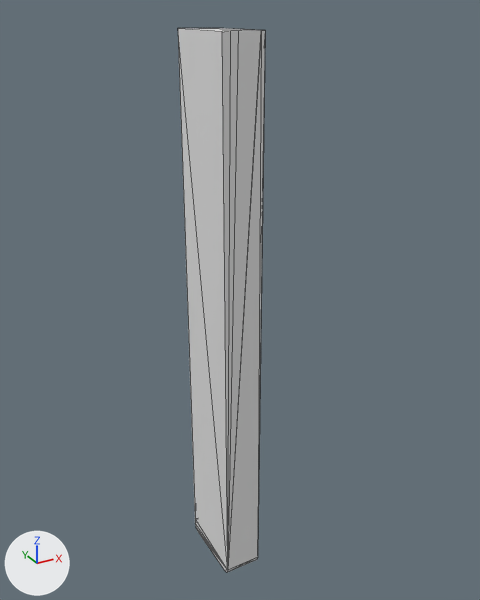
An edit to the OBJ model urdf/meshes/arch_peg/arch_peg_convex_coll_002.obj, drawn before and after from the same camera.
The view is the same before and after, from a camera (50 mm lens) standing at (-0.0784, -0.1505, 0.0027) and looking at (0.0013, -0.0055, -0.0698). Every picture has the same lights, and +X, +Y and +Z are marked at lower left. The first picture is the older version. Mesh edges are drawn as thin lines. Where no turn or scale is listed for an object, it has been applied to the vertices.

Script lines for the objects in view, before the commit:
```python
me_arch_peg_convex_coll_002 = bpy.data.meshes.new('arch_peg_convex_coll_002')
me_arch_peg_convex_coll_002.from_pydata(...)  # 32 vertices, 60 faces; spans x -0.0103..0.0, y -0.019..0.0034, z -0.151..-0.0017
ob_arch_peg_convex_coll_002 = bpy.data.objects.new('arch_peg_convex_coll_002', me_arch_peg_convex_coll_002)
ob_arch_peg_convex_coll_002.location = (0.0, 0.0, 0.0)
```
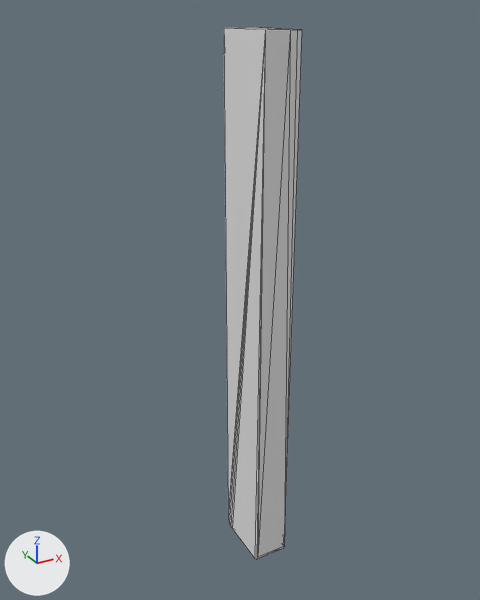
What differs and where, as boxes (x1, y1, x2, y2) in the pictures (480 x 600 px):
'arch_peg_convex_coll_002', reshaped (10% narrower): before (178, 28, 265, 572); after (224, 27, 302, 560)

The change, as a list of edits to the scene's bpy script:
```text
Change me_arch_peg_convex_coll_002:
    used by ob_arch_peg_convex_coll_002; location = (0.0, 0.0, 0.0)
    remove me_arch_peg_convex_coll_002.from_pydata(...)  # 32 vertices, 60 faces; spans x -0.0103..0.0, y -0.019..0.0034, z -0.151..-0.0017
    add me_arch_peg_convex_coll_002.from_pydata(...)  # 25 vertices, 46 faces; spans x 0.0..0.0094, y -0.019..0.0029, z -0.151..-0.0017
    me_arch_peg_convex_coll_002 part 1
    18 vertices are removed from x -0.0103..0.0, y -0.019..0.0033, z -0.151..-0.0017
    60 faces are deleted
    4 vertices move from x -0.0103..-0.0012, y 0.0001..0.0034, z -0.1509..-0.0017 to x 0.0012..0.0094, y -0.0009..0.0029, z -0.151..-0.0017
    11 vertices are added at x 0.0063..0.0094, y -0.019..0.0028, z -0.151..-0.0017
    46 new faces join them
```
